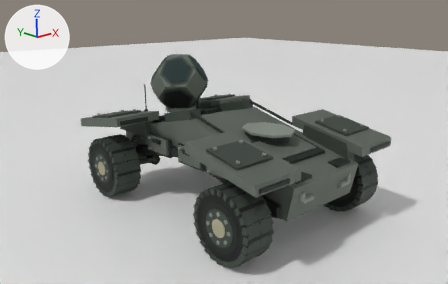
Two versions of the Blender file source/blender/xb12.blend, one commit apart.
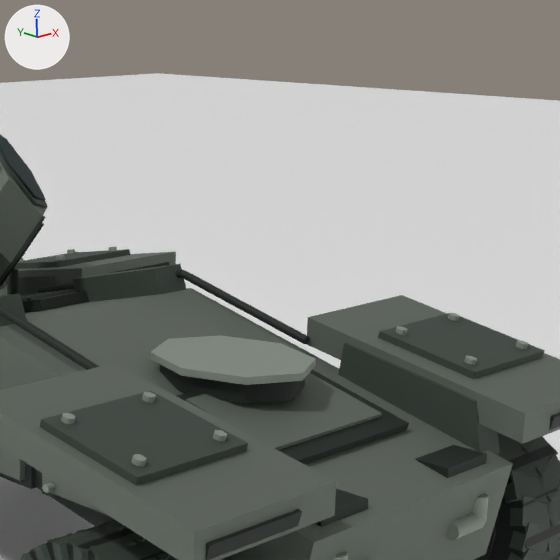
Each version is shown from the file's camera 'REVIEW_CAMERA', then close up on the part from 43% to 83% of the width and 5% to 69% of the height. The axes (+X, +Y, +Z) are drawn at upper left. The lights are the same throughout. The last two pictures show the newer version.

Names of what the first close-up shows: 'REVIEW_GROUND_NOT_EXPORTED', 'SENSOR_HEX_SPHERE', 'SENSOR_INSTRUMENTS', 'WHEEL_FL', 'WHEEL_FR', 'XB12_HULL'.
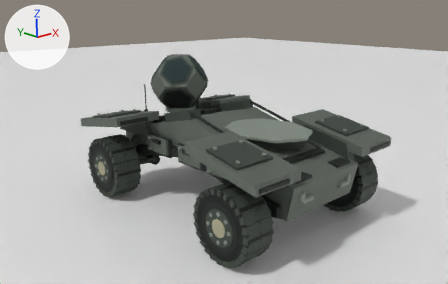
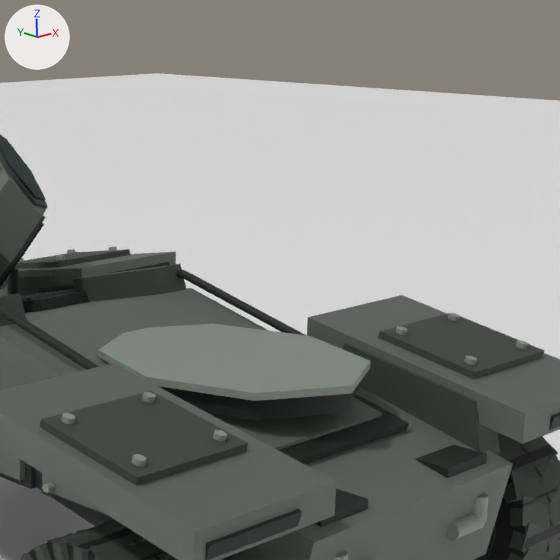
Diff of the bpy script that builds the scene:
```diff
--- a/source/blender/xb12.blend.py
+++ b/source/blender/xb12.blend.py
@@ me_mesh_0 @@
 me_mesh_0.from_pydata(...)  # 3388 vertices, 2416 faces; spans x -1.44..1.44, y -2.12..2.1, z 0.52..1.85
 # used by ob_xb12_hull; parent = ob_xb12_chassis; location = (0.0, 0.0, 0.0)
+# me_mesh_0 part 1: the loose piece of 16 vertices spanning x -0.3..0.3, y -1.33..-0.57, z 1.27..1.38 is scaled about its middle by (1.73, 1.73, 1)
+# me_mesh_0 part 2: the loose piece of 16 vertices spanning x -0.34..0.34, y -1.38..-0.52, z 1.38..1.41 is scaled about its middle by (1.65, 1.65, 1)
+# me_mesh_0 part 3: the loose piece of 9 vertices spanning x -0.34..0.34, y -1.38..-0.52, z 1.41 is scaled about its middle by (1.65, 1.65, 1)
 me_mesh_0.materials.append(mat_xb12_palette)
```

Where the change shows, as pixel boxes [x1, y1, x2, y2] in the close-ups (560 x 560 px; the box of a moved part takes in the faces that stretch with it):
part 1 of me_mesh_0, moved or reshaped: before [160, 364, 305, 404]; after [158, 384, 359, 420]
part 2 of me_mesh_0, moved or reshaped: before [150, 352, 316, 385]; after [98, 350, 371, 401]
part 3 of me_mesh_0, moved or reshaped: before [151, 335, 316, 377]; after [99, 324, 370, 393]
